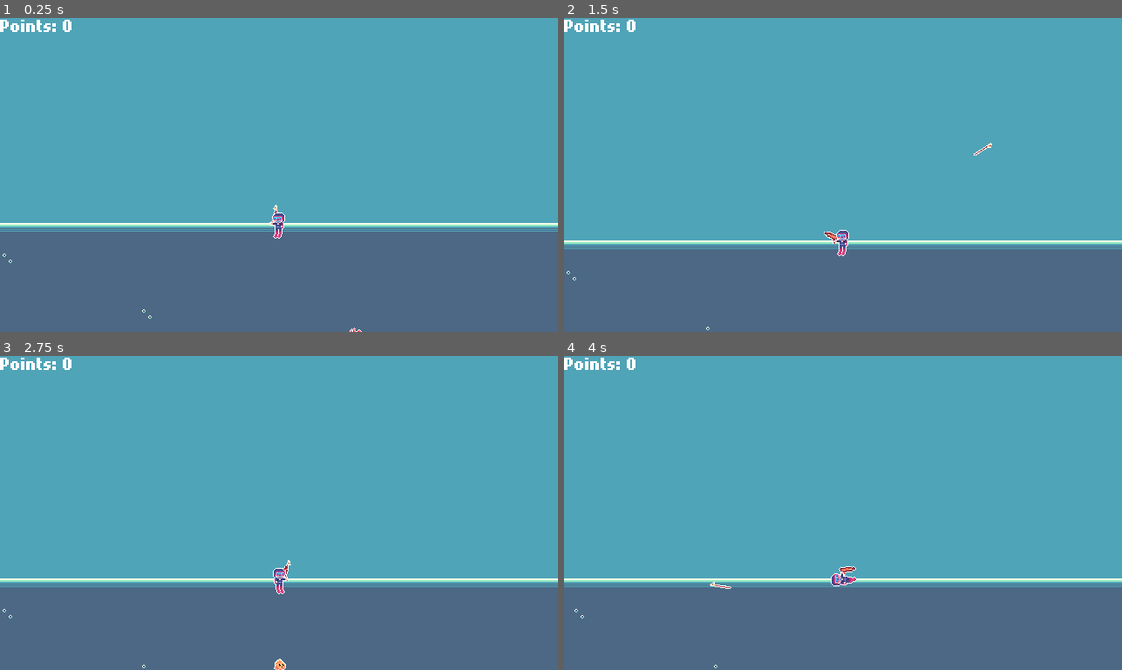
Above: before the commit, frames 1-4 (two rows, left to right).
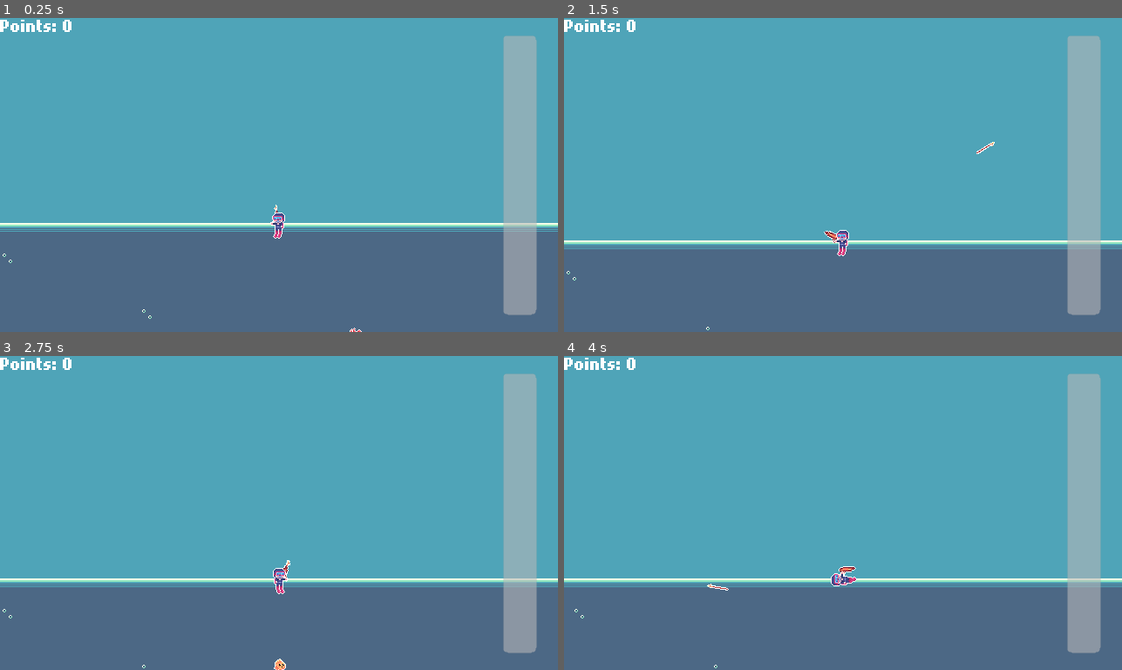
Above: after the commit, the same moments.

Repository: SeenicRoot/spearfishing-game
Game: Godot game, scene res://main.tscn
Two runs of this game, one before a commit and one after it. Both use one fixed random seed, a clock stepped at 60 frames per second and the inputs below.
Inputs (mouse positions are in pixels of both pictures, inside the frame that each line leads up to):
- Up to frame 1 (0.25 s): no input
- Up to frame 2 (1.5 s): move the mouse to (965, 159) at 0.52 s; press the mouse at (965, 159) at 0.53 s; hold Right (ui_right) 0.53-1.28 s; move the mouse to (731, 190) at 1.27 s; release the mouse at (731, 190) at 1.28 s; hold Down (ui_down) from 1.28 s (still down); click (731, 190) at 1.35 s
- Up to frame 3 (2.75 s): move the mouse to (334, 443) at 2.02 s; release Down (ui_down) at 2.03 s; press the mouse at (334, 443) at 2.03 s; hold Right (ui_right) from 2.03 s (still down)
- Up to frame 4 (4 s): move the mouse to (815, 575) at 2.77 s; release Right (ui_right) at 2.78 s; release the mouse at (815, 575) at 2.78 s; hold Space (accelerate) 2.78-3.53 s; click (815, 575) at 2.85 s; move the mouse to (1010, 560) at 3.52 s; press the mouse at (1010, 560) at 3.53 s; hold Left (ui_left) from 3.53 s (still down)

The runs differ from the first frame. In frame 1, 5.4% of the frame differs, in the area x 48-97%, y 5-95%; in frame 2, 5.5%; in frame 3, 5.4%; in frame 4, 5.5%, in the area x 25-97%, y 5-95%.

Commit message:
Add breath to game

Diff:
--- /dev/null
+++ b/game_ui/breath_meter.tscn
@@ -0,0 +1,13 @@
+[gd_scene format=3 uid="uid://dg2tii4rdj4iy"]
+
+[node name="BreathMeter" type="ProgressBar"]
+anchors_preset = -1
+anchor_left = 0.492188
+anchor_top = 0.0611111
+anchor_right = 0.6
+anchor_bottom = 0.894444
+grow_horizontal = 2
+grow_vertical = 2
+theme_override_font_sizes/font_size = 16
+fill_mode = 3
+metadata/_edit_use_anchors_ = true
--- a/game_ui/game_ui.tscn
+++ b/game_ui/game_ui.tscn
@@ -1,6 +1,7 @@
-[gd_scene load_steps=3 format=3 uid="uid://du51w3xldgq6o"]
+[gd_scene load_steps=4 format=3 uid="uid://du51w3xldgq6o"]
 
 [ext_resource type="PackedScene" uid="uid://8ni02sje7pwo" path="res://game_ui/depth_meter.tscn" id="1_5wxlb"]
+[ext_resource type="PackedScene" uid="uid://dg2tii4rdj4iy" path="res://game_ui/breath_meter.tscn" id="2_tvqgf"]
 
 [sub_resource type="LabelSettings" id="LabelSettings_c8f0n"]
 
@@ -38,7 +39,6 @@
 
 [node name="DepthMeter" parent="MarginContainer/Control" instance=ExtResource("1_5wxlb")]
 unique_name_in_owner = true
-visible = false
 modulate = Color(1, 1, 1, 0)
 layout_mode = 1
 anchors_preset = 9
@@ -48,3 +48,17 @@
 anchor_bottom = 1.0
 offset_right = 53.0
 grow_vertical = 2
+
+[node name="BreathMeter" parent="MarginContainer/Control" instance=ExtResource("2_tvqgf")]
+unique_name_in_owner = true
+layout_mode = 1
+anchors_preset = 11
+anchor_left = 1.0
+anchor_top = 0.0
+anchor_right = 1.0
+anchor_bottom = 1.0
+offset_left = -38.0
+grow_horizontal = 0
+value = 50.0
+allow_greater = true
+show_percentage = false
--- a/main.gd
+++ b/main.gd
@@ -1,11 +1,12 @@
 extends Node
 
 const CAMERA_SURFACE_OFFSET_Y = -75
+const SURFACE_THRESHOLD = 5
 
 @export var music: AudioStream
 
 var game_running: bool = false
-var is_surfaced: bool = true
+var show_surface: bool = true
 var max_depth: float = 0
 
 var total_points: int
@@ -17,8 +18,9 @@
 @onready var game_ui: Control = %GameUI
 @onready var world: Node2D = %World
 @onready var world_camera: Camera2D = %World/Camera2D
-@onready var player: CharacterBody2D = %World/Player
+@onready var player: Player = %World/Player
 @onready var depth_meter: ProgressBar = %GameUI/%DepthMeter
+@onready var breath_meter: ProgressBar = %GameUI/%BreathMeter
 @onready var dive_points_display: Label = %GameUI/Score
 
 
@@ -33,12 +35,8 @@
 		update_player_depth()
 
 
-func show_surface() -> void:
-	is_surfaced = true
-
-
 func follow_camera_to_player() -> void:
-	if not is_surfaced:
+	if not show_surface:
 		world_camera.global_position = player.global_position
 	else:
 		world_camera.global_position.x = player.global_position.x
@@ -50,7 +48,11 @@
 	surface_breakpoint.body_entered.connect(_on_surface_body_entered)
 	surface_breakpoint.body_exited.connect(_on_surface_body_exited)
 
-	player.harpoon_launcher.captured_fish.connect(_on_captured_fish)
+	player.breath_changed.connect(func (val: float) -> void: breath_meter.value = val)
+	breath_meter.value = player.breath
+	player.max_breath_changed.connect(func (val: float) -> void: breath_meter.max_value = val)
+	breath_meter.max_value = player.max_breath
+	player.fishes_changed.connect(_on_fishes_changed)
 
 	game_ui.visible = true
 	game_running = true
@@ -88,19 +90,20 @@
 
 
 func _on_surface_body_entered(body: Node2D) -> void:
-	if body.name == "Player":
-		is_surfaced = true
+	if body is Player:
+		player.is_surfaced = true
+		show_surface = true
 		total_points += dive_points
 		dive_points = 0
-
+		max_depth = 0
 	else:
 		body.queue_free()
 
 
 func _on_surface_body_exited(body: Node2D) -> void:
 	if body.name == "Player":
-		is_surfaced = false
+		player.is_surfaced = false
+		show_surface = false
 
-func _on_captured_fish(fish: Fish) -> void:
-	fish.queue_free()
-	dive_points += fish.point_value
+func _on_fishes_changed(captured_fishes: Array[Dictionary]) -> void:
+	dive_points = captured_fishes.reduce(func (accum, fish): return accum + fish.value, 0)
--- a/player/harpoon_launcher.gd
+++ b/player/harpoon_launcher.gd
@@ -2,7 +2,7 @@
 extends Node2D
 
 signal launched(harpoon: Area2D)
-signal captured_fish(fish: Fish)
+signal captured_fish(fishes: Array[Fish])
 
 const DECELERATION = 10.0
 
@@ -23,7 +23,7 @@
 		harpoon_reset_position.y = -harpoon.position.y
 		flip_v = val
 
-var shooting: bool = false
+var loaded: bool = true
 var reeling_harpoon: bool = false
 var harpoon_velocity: float = 0
 var harpoon_direction: Vector2 = Vector2.ZERO
@@ -35,19 +35,19 @@
 
 
 func _physics_process(delta: float) -> void:
-	if shooting:
+	if not loaded and not reeling_harpoon:
 		move_harpoon(delta)
-	if reeling_harpoon:
+	elif not loaded and reeling_harpoon:
 		reel_harpoon(delta)
 
 
 func shoot() -> void:
-	if shooting:
+	if not loaded:
 		return
 	unloaded_sprite.visible = true
 	loaded_sprite.visible = false
 	harpoon.visible = true
-	shooting = true
+	loaded = false
 	harpoon_velocity = harpoon_speed
 	harpoon.global_rotation = global_rotation
 	harpoon.global_position = global_position + harpoon_reset_position
@@ -77,11 +77,10 @@
 		unloaded_sprite.visible = false
 		loaded_sprite.visible = true
 		harpoon.visible = false
-		shooting = false
+		loaded = true
 		harpoon_velocity = 0
-		for fish in hooked_fishes:
-			captured_fish.emit(fish)
-			hooked_fishes = []
+		captured_fish.emit(hooked_fishes)
+		hooked_fishes = []
 
 
 func _on_harpoon_body_entered(body: Node2D) -> void:
--- a/player/player.gd
+++ b/player/player.gd
@@ -1,25 +1,59 @@
 class_name Player
 extends CharacterBody2D
 
+signal max_breath_changed(max_value: float)
+signal breath_changed(value: float)
+signal surfaced
+signal panicked
+signal fishes_changed(captured_fishes: Array[Dictionary])
+
+const SWIM_ANIMATION = &"swim"
+const PANIC_ANIMATION = &"panic"
+
 const MIN_ROTATE_SPEED = 25.0
 const ROTATE_COOLDOWN = 0.25
+const BREATH_LOSS_RATE = 1 # breath loss per second
+const PANIC_SPEED = 500
 
 @export var acceleration: float = 300.0
 @export var deceleration: float = 100.0
-@export var max_velocity: float = 150.0
+@export var max_speed: float = 150.0
+@export var max_breath: float = 100.0:
+	set(val):
+		max_breath = val
+		max_breath_changed.emit(val)
 
+var is_surfaced = true:
+	set(val):
+		if val and not is_surfaced:
+			surfaced.emit()
+		is_surfaced = val
+var can_move: bool = true
+var is_panicked: bool = false
 var is_accelerating: bool = false
 var harpoon_ready: bool = true
 var flipped: bool = false
 var can_rotate_sprite: bool = true
 
+var breath: float = 100.0:
+	set(val):
+		breath = max(0, val)
+		breath_changed.emit(breath)
+var captured_fishes: Array[Dictionary] = []
+
 @onready var sprite: Sprite2D = $Sprite2D
 @onready var harpoon_launcher: HarpoonLauncher = $HarpoonLauncher
 @onready var animation_player: AnimationPlayer = $AnimationPlayer
+@onready var fish_inventory: Node2D = $FishInventory
+@onready var panic_timer: Timer = $PanicTimer
 
 
 func _ready() -> void:
 	animation_player.current_animation = "swim"
+	breath = max_breath
+	surfaced.connect(_on_surfaced)
+	harpoon_launcher.captured_fish.connect(_on_captured_fish)
+	panic_timer.timeout.connect(_on_panic_timer_timeout)
 
 
 func _unhandled_input(event: InputEvent) -> void:
@@ -30,6 +64,10 @@
 			shoot()
 
 
+func _process(delta: float) -> void:
+	calculate_breath(delta)
+
+
 func _physics_process(delta: float) -> void:
 	var mouse_position := get_global_mouse_position()
 	var direction := (mouse_position - global_position).normalized()
@@ -37,24 +75,22 @@
 	# decelerate
 	velocity = velocity.move_toward(Vector2.ZERO, delta * deceleration)
 
+	if not can_move:
+		return
+
+	if is_panicked:
+		velocity = Vector2.UP * PANIC_SPEED
+		rotate_player(Vector2.UP)
 	# accelerate towards cursor
-	if is_accelerating:
+	elif is_accelerating and not is_panicked:
 		if not animation_player.is_playing():
 			animation_player.play()
 		velocity += direction * acceleration * delta
-		velocity = velocity.limit_length(max_velocity)
+		velocity = velocity.limit_length(max_speed)
 		# face direction
 		if can_rotate_sprite:
-			if abs(direction.angle_to(Vector2.UP)) < deg_to_rad(45):
-				rotation = deg_to_rad(0)
-			elif abs(direction.angle_to(Vector2.DOWN)) < deg_to_rad(45):
-				rotation = deg_to_rad(180)
-			elif abs(direction.angle_to(Vector2.RIGHT)) < deg_to_rad(45):
-				rotation = deg_to_rad(90)
-			elif abs(direction.angle_to(Vector2.LEFT)) < deg_to_rad(45):
-				rotation = deg_to_rad(270)
-			can_rotate_sprite = false
-			get_tree().create_timer(0.25).timeout.connect(func () -> void: can_rotate_sprite = true)
+			rotate_player(direction)
+
 	else:
 		animation_player.pause()
 
@@ -68,6 +104,57 @@
 		flip_player()
 
 
+func calculate_breath(delta: float) -> void:
+	if is_surfaced:
+		if breath < max_breath:
+			const TIME_TO_RECOVER_FULL = 3
+			var recovery_rate := max_breath / TIME_TO_RECOVER_FULL
+			breath = min(breath + recovery_rate * delta, max_breath)
+	else:
+		breath -= BREATH_LOSS_RATE * delta
+
+	if breath <= 0 and not is_panicked:
+		start_panic()
+
+func shoot() -> void:
+	harpoon_launcher.shoot()
+
+
+func start_panic() -> void:
+	animation_player.stop()
+	can_move = false
+	is_panicked = true
+	var tween := get_tree().create_tween()
+	tween.tween_property(self, "modulate", Color.RED, 1.5)
+	await tween.finished
+
+	animation_player.play(PANIC_ANIMATION)
+	can_move = true
+	panic_timer.start()
+
+
+func drop_random_fish() -> void:
+	if captured_fishes.size() == 0:
+		return
+
+	var random_fish := captured_fishes.pop_at(randi() % captured_fishes.size()) as Dictionary
+	var temp_fish_node := Sprite2D.new()
+	temp_fish_node.texture = random_fish.texture
+	temp_fish_node.top_level = true
+	add_child(temp_fish_node)
+
+	const MIN_DROP_DISTANCE = 5
+	const MAX_DROP_DISTANCE = 30
+	var rand_distance := randf_range(MIN_DROP_DISTANCE, MAX_DROP_DISTANCE)
+	var rand_direction := [Vector2.LEFT, Vector2.RIGHT].pick_random() as Vector2
+	temp_fish_node.global_position = global_position + rand_direction * rand_distance
+	temp_fish_node.rotate(randf_range(0, TAU))
+
+	const FISH_DESPAWN_TIMER = 5
+	get_tree().create_timer(FISH_DESPAWN_TIMER).timeout.connect(func () -> void: temp_fish_node.queue_free())
+	fishes_changed.emit(captured_fishes)
+
+
 func flip_player() -> void:
 	harpoon_launcher.position.x = -harpoon_launcher.position.x
 	harpoon_launcher.scale.y = -harpoon_launcher.scale.y
@@ -75,5 +162,38 @@
 	flipped = not flipped
 
 
-func shoot() -> void:
-	harpoon_launcher.shoot()
+func rotate_player(direction: Vector2) -> void:
+	if abs(direction.angle_to(Vector2.UP)) < deg_to_rad(45):
+		rotation = deg_to_rad(0)
+	elif abs(direction.angle_to(Vector2.DOWN)) < deg_to_rad(45):
+		rotation = deg_to_rad(180)
+	elif abs(direction.angle_to(Vector2.RIGHT)) < deg_to_rad(45):
+		rotation = deg_to_rad(90)
+	elif abs(direction.angle_to(Vector2.LEFT)) < deg_to_rad(45):
+		rotation = deg_to_rad(270)
+	can_rotate_sprite = false
+	get_tree().create_timer(0.25).timeout.connect(func () -> void: can_rotate_sprite = true)
+
+
+func _on_surfaced() -> void:
+	if is_panicked:
+		animation_player.current_animation = SWIM_ANIMATION
+		modulate = Color.WHITE
+		is_panicked = false
+		panic_timer.stop()
+	can_move = true
+
+func _on_captured_fish(fishes: Array[Fish]) -> void:
+	for fish in fishes:
+		var fish_details := {
+			"value": fish.point_value,
+			"texture": fish.animated_sprite_2d.sprite_frames.get_frame_texture("default", 0),
+		}
+		captured_fishes.append(fish_details)
+		fish.queue_free()
+		fishes_changed.emit(captured_fishes)
+
+
+func _on_panic_timer_timeout() -> void:
+	if is_panicked:
+		drop_random_fish()
--- a/player/player.tscn
+++ b/player/player.tscn
@@ -18,6 +18,18 @@
 "update": 1,
 "values": [15]
 }
+tracks/1/type = "value"
+tracks/1/imported = false
+tracks/1/enabled = true
+tracks/1/path = NodePath(".:modulate")
+tracks/1/interp = 1
+tracks/1/loop_wrap = true
+tracks/1/keys = {
+"times": PackedFloat32Array(0),
+"transitions": PackedFloat32Array(1),
+"update": 0,
+"values": [Color(1, 1, 1, 1)]
+}
 
 [sub_resource type="Animation" id="Animation_in2y5"]
 resource_name = "swim"
@@ -36,9 +48,39 @@
 "values": [15, 16, 17, 18]
 }
 
+[sub_resource type="Animation" id="Animation_u86q0"]
+resource_name = "panic"
+length = 0.8
+loop_mode = 1
+tracks/0/type = "value"
+tracks/0/imported = false
+tracks/0/enabled = true
+tracks/0/path = NodePath("Sprite2D:frame")
+tracks/0/interp = 1
+tracks/0/loop_wrap = true
+tracks/0/keys = {
+"times": PackedFloat32Array(0, 0.1, 0.2, 0.3, 0.4, 0.5, 0.6, 0.7),
+"transitions": PackedFloat32Array(1, 1, 1, 1, 1, 1, 1, 1),
+"update": 1,
+"values": [15, 16, 17, 18, 15, 16, 17, 18]
+}
+tracks/1/type = "value"
+tracks/1/imported = false
+tracks/1/enabled = true
+tracks/1/path = NodePath(".:modulate")
+tracks/1/interp = 1
+tracks/1/loop_wrap = true
+tracks/1/keys = {
+"times": PackedFloat32Array(0, 0.4),
+"transitions": PackedFloat32Array(2, 2),
+"update": 0,
+"values": [Color(1, 1, 1, 1), Color(1, 0.337914, 0.246775, 1)]
+}
+
 [sub_resource type="AnimationLibrary" id="AnimationLibrary_5oiao"]
 _data = {
 "RESET": SubResource("Animation_vmio7"),
+"panic": SubResource("Animation_u86q0"),
 "swim": SubResource("Animation_in2y5")
 }
 
@@ -49,7 +91,7 @@
 z_index = 3
 script = ExtResource("1_yibih")
 acceleration = 125.0
-max_velocity = 100.0
+max_breath = 10.0
 
 [node name="AnimationPlayer" type="AnimationPlayer" parent="."]
 libraries = {
@@ -68,3 +110,8 @@
 [node name="HarpoonLauncher" parent="." instance=ExtResource("3_ubeoq")]
 z_index = -1
 position = Vector2(8, -1)
+
+[node name="FishInventory" type="Node2D" parent="."]
+
+[node name="PanicTimer" type="Timer" parent="."]
+wait_time = 0.5
--- a/project.godot
+++ b/project.godot
@@ -46,4 +46,4 @@
 textures/canvas_textures/default_texture_filter=0
 anti_aliasing/screen_space_roughness_limiter/enabled=false
 environment/defaults/default_clear_color=Color(0.230144, 0.381703, 0.427723, 1)
-2d/snap/snap_2d_transforms_to_pixel=true
+2d/snap/snap_2d_vertices_to_pixel=true
--- a/world.tscn
+++ b/world.tscn
@@ -7,10 +7,10 @@
 
 [sub_resource type="WorldBoundaryShape2D" id="WorldBoundaryShape2D_m8jfr"]
 normal = Vector2(0, 1)
-distance = 50.0
 
 [sub_resource type="WorldBoundaryShape2D" id="WorldBoundaryShape2D_mtwbk"]
 normal = Vector2(0, 1)
+distance = -4.0
 
 [node name="World" type="Node2D"]
 
@@ -37,12 +37,12 @@
 position_smoothing_enabled = true
 
 [node name="SurfaceBreakpoint" type="Area2D" parent="."]
+position = Vector2(0, 50)
 
 [node name="CollisionShape2D" type="CollisionShape2D" parent="SurfaceBreakpoint"]
 shape = SubResource("WorldBoundaryShape2D_m8jfr")
 
 [node name="SurfaceBarrier" type="StaticBody2D" parent="."]
-position = Vector2(0, -4)
 
 [node name="CollisionShape2D" type="CollisionShape2D" parent="SurfaceBarrier"]
 shape = SubResource("WorldBoundaryShape2D_mtwbk")
Not shown: 1 places in player/player.tscn that only renumber resources
